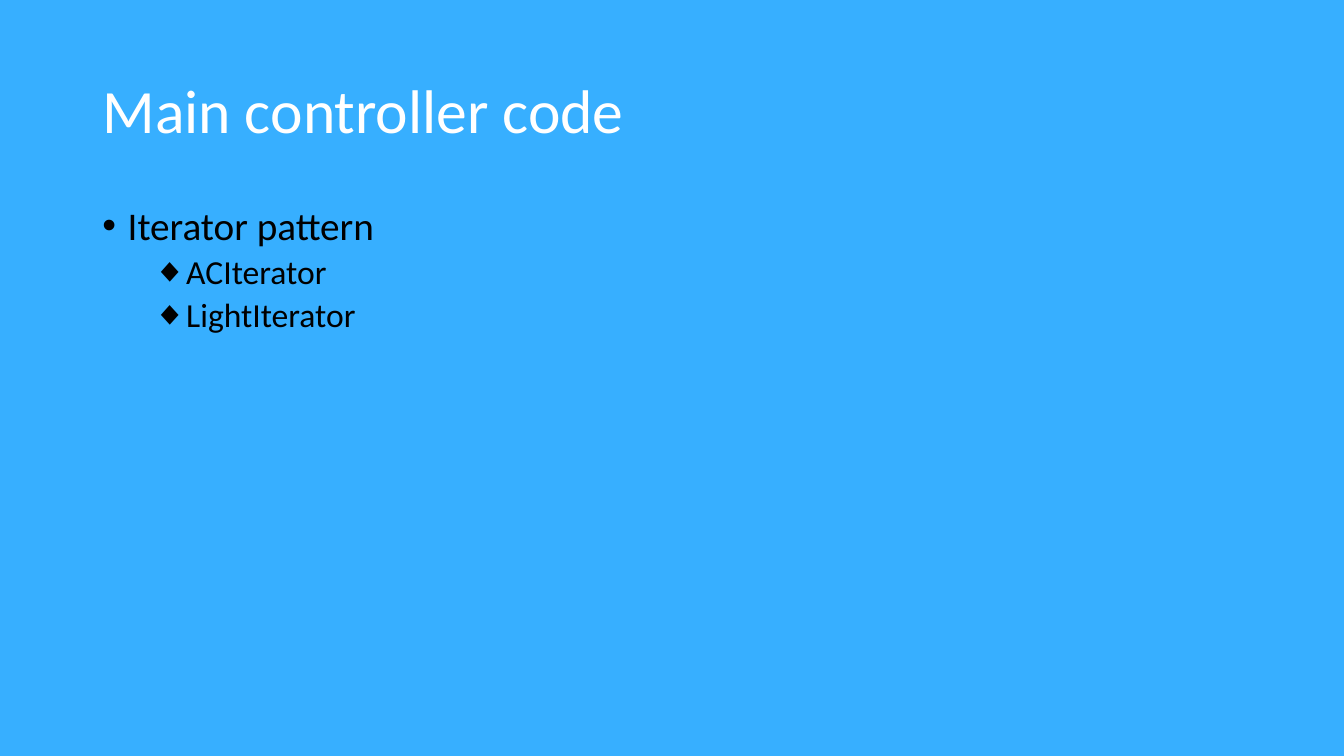
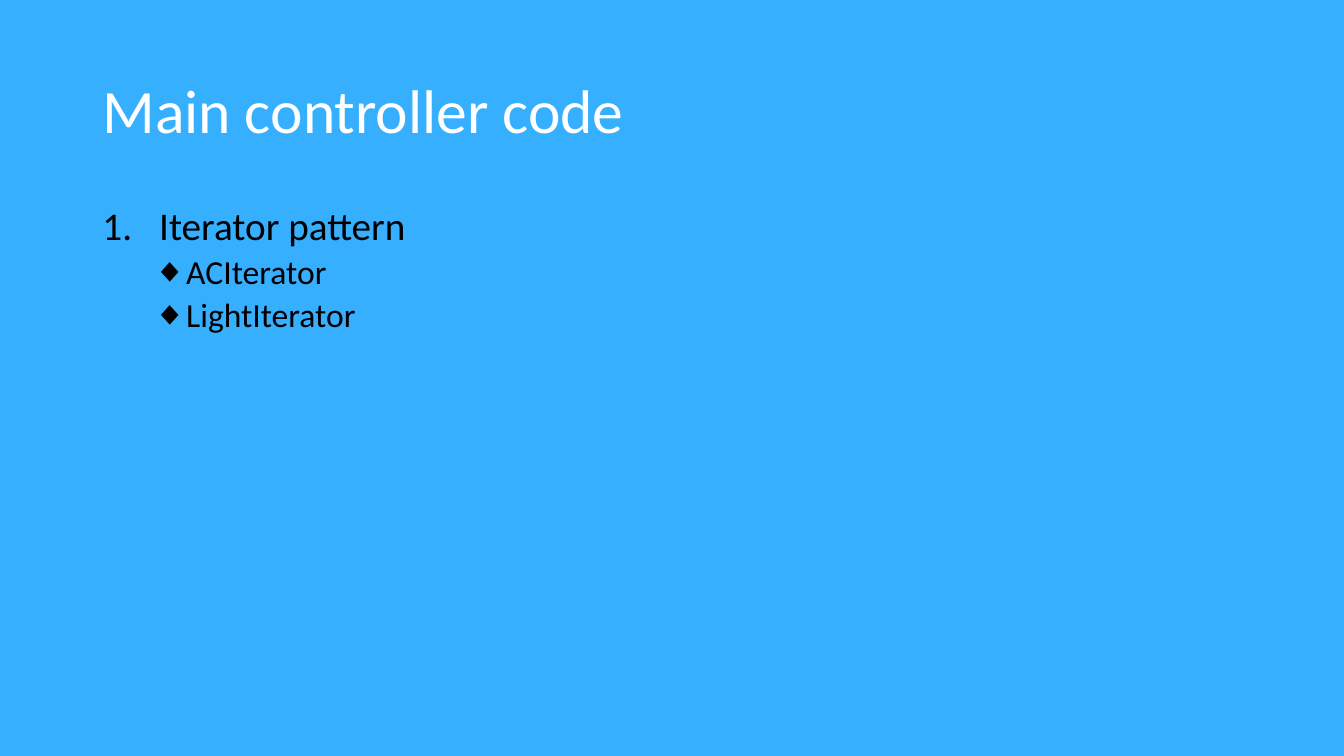
Before and after one commit to Software2015T1/SimpleLife, a slide deck: slide 9 of diagrams and requirements/SIMPLE LIFE.pptx. Drawn at 1344x756 pixels with LibreOffice and Linux fonts; fonts in the diff are those of the drawing. Boxes give left, top, right and bottom in pixels: in the first picture for what was removed or moved away, otherwise in the second. Text is boxed around its words. In the diff, an @@ line names an element or a change of style, - is before the commit and + after.

```diff
--- a/diagrams and requirements/SIMPLE LIFE.pptx
+++ b/diagrams and requirements/SIMPLE LIFE.pptx
@@ text at [159,215,405,247]: bullet • to 1. @@
```
Also in this commit, not shown: 5 other slides changed, 3 slides added.
